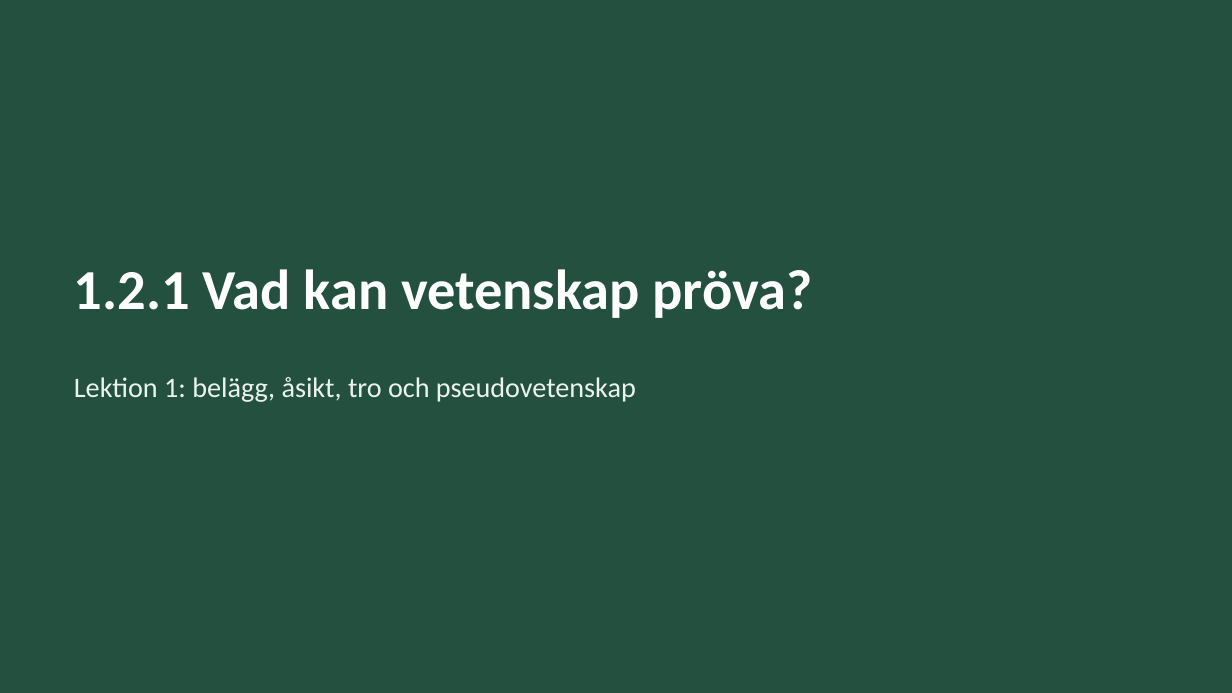
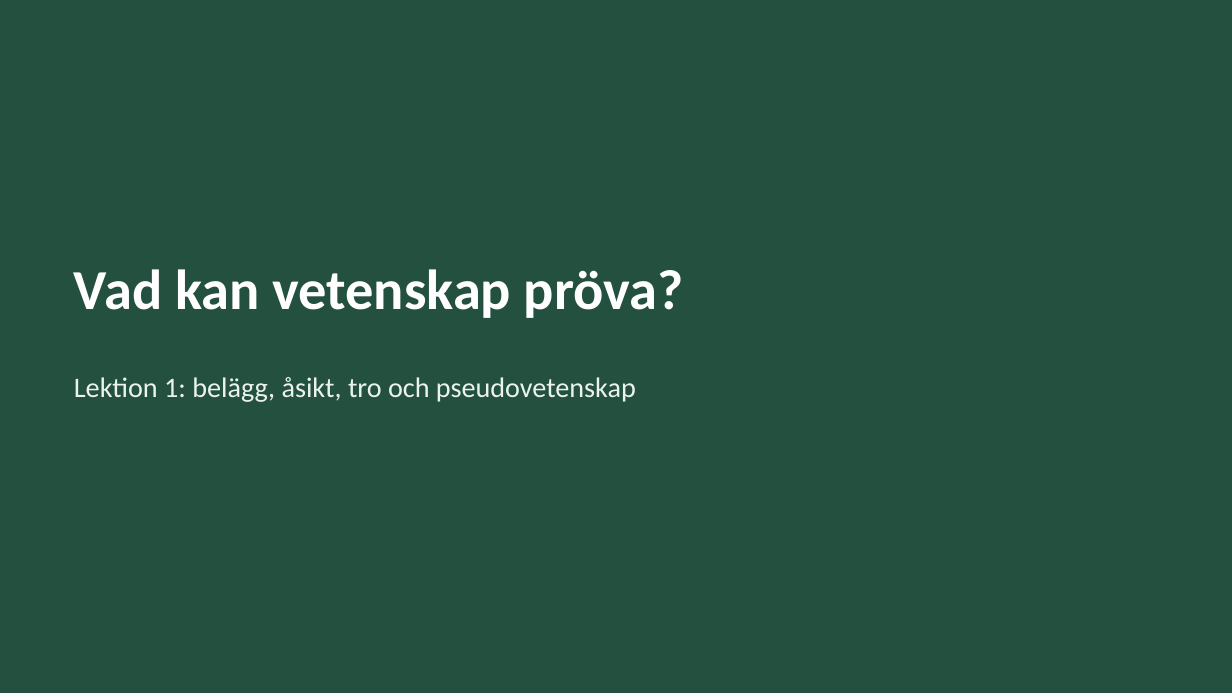
Before and after one commit to sweviktor95/pluggis, a slide deck: slide 2 of planering/biologi-omrade1/biologi-1-2-modeller-kallor-argument.pptx. Drawn at 1232x693 pixels with LibreOffice and Linux fonts; fonts in the diff are those of the drawing. Boxes give left, top, right and bottom in pixels: in the first picture for what was removed or moved away, otherwise in the second. Text is boxed around its words. In the diff, an @@ line names an element or a change of style, - is before the commit and + after.

```diff
--- a/planering/biologi-omrade1/biologi-1-2-modeller-kallor-argument.pptx
+++ b/planering/biologi-omrade1/biologi-1-2-modeller-kallor-argument.pptx
@@ title at box(74, 269, 684, 318): text changed @@
-1.2.1 Vad kan vetenskap pröva?
+Vad kan vetenskap pröva?
```
Also in this commit, not shown: 6 other slides changed, 14 other files.
